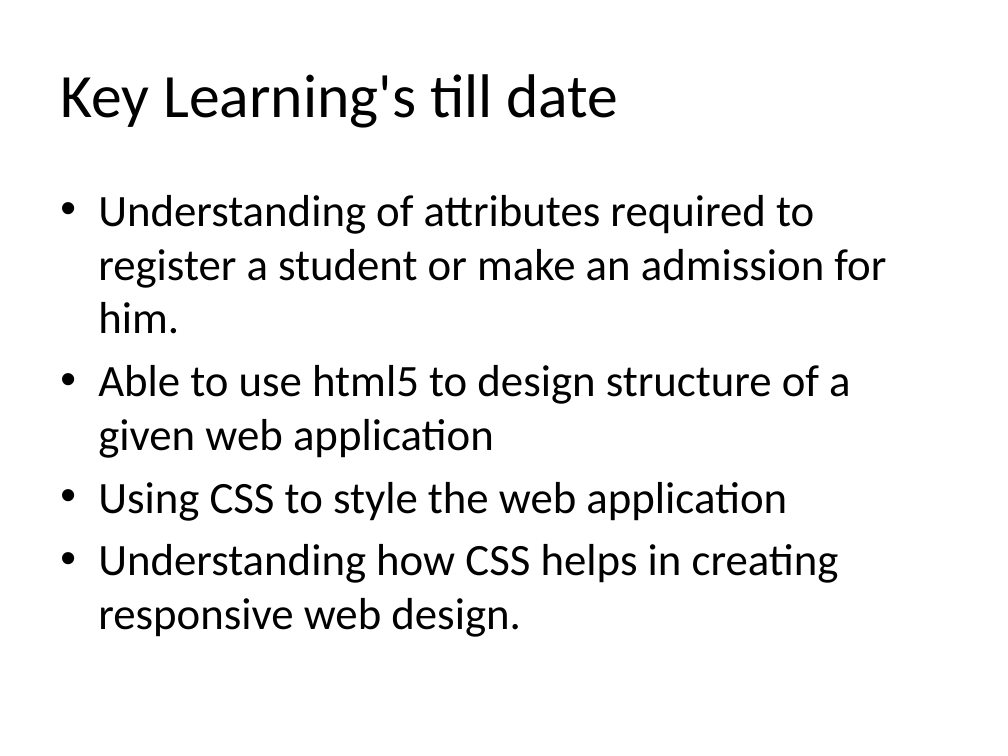
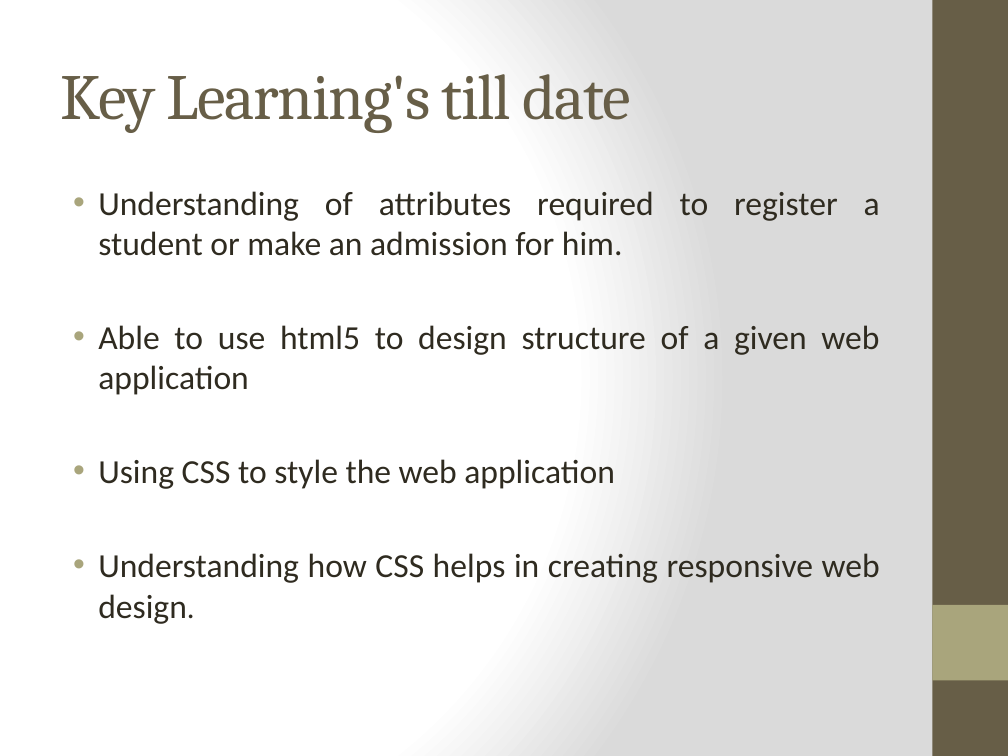
Before and after one commit to abhiyankgoyal/internshipProject, a slide deck: slide 20 of Internship Presentation.pptx (slide 19 before the commit). Drawn at 1008x756 pixels with LibreOffice and Linux fonts; fonts in the diff are those of the drawing; background and template pictures are left out. Boxes give left, top, right and bottom in pixels: in the first picture for what was removed or moved away, otherwise in the second. Text is boxed around its words. In the diff, an @@ line names an element or a change of style, - is before the commit and + after.

```diff
--- a/Internship Presentation.pptx
+++ b/Internship Presentation.pptx
@@ background #FFFFFF to gradient #FFFFFF to #DADADA @@
@@ rectangle added at (932,0,1008,756), fill #675E47 @@
@@ title "Key Learning's till date" at (60,74,631,133): size 44 to 46 pt, font Calibri to Cambria, text colour #000000 to #675E47, letter spacing 0 to -1 pt @@
@@ text "Understanding of attributes required to ..." at (98,191,880,624): size 32 to 24 pt, text colour #000000 to #2F2B20; size 32 to 22 pt in "design."; alignment left to justified; indent changed; less space between paragraphs @@
@@ rectangle added at (932,605,1008,680), fill #A9A57C @@
```
Also in this commit, not shown: 16 other slides changed, 6 slides added, 4 slides removed.
